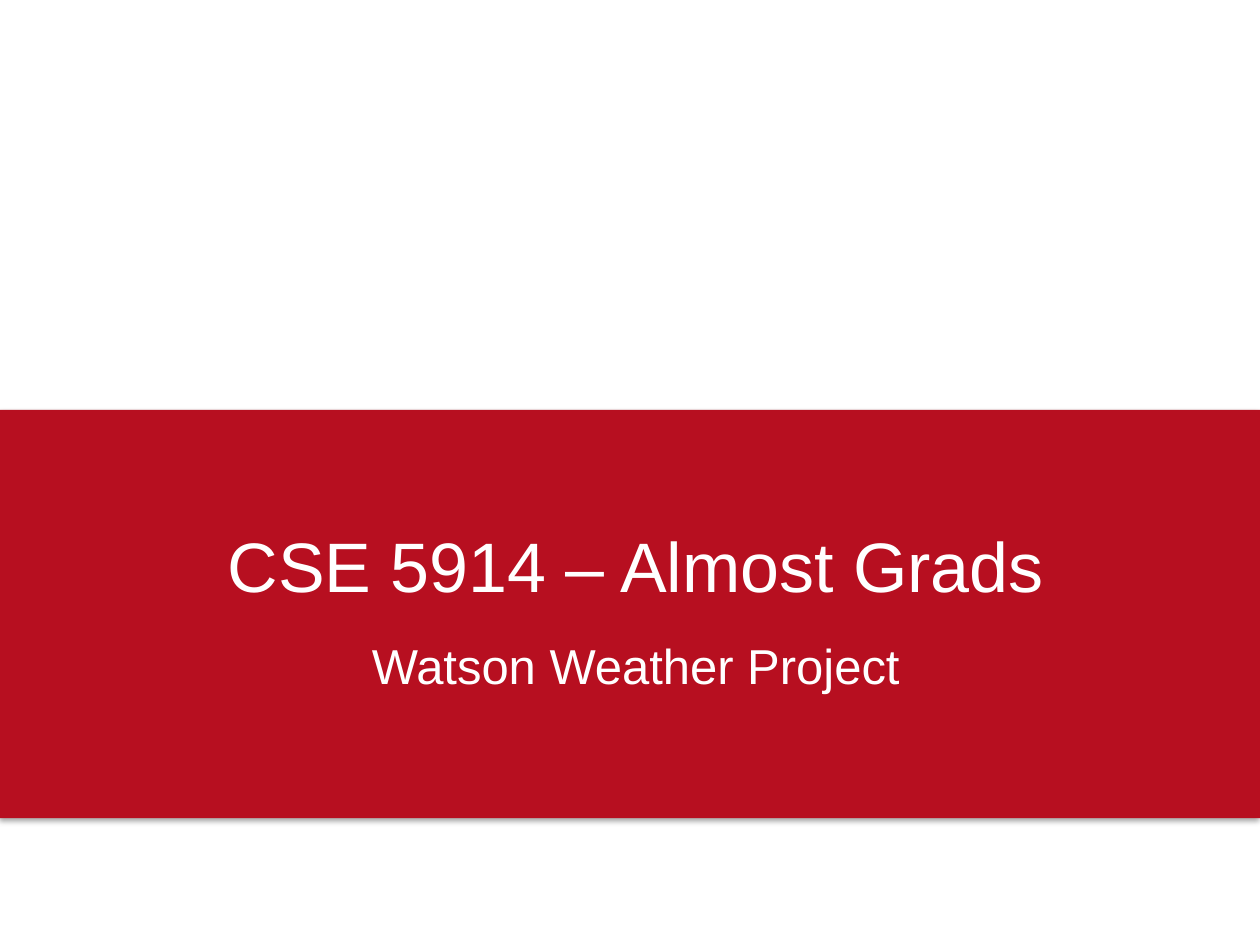
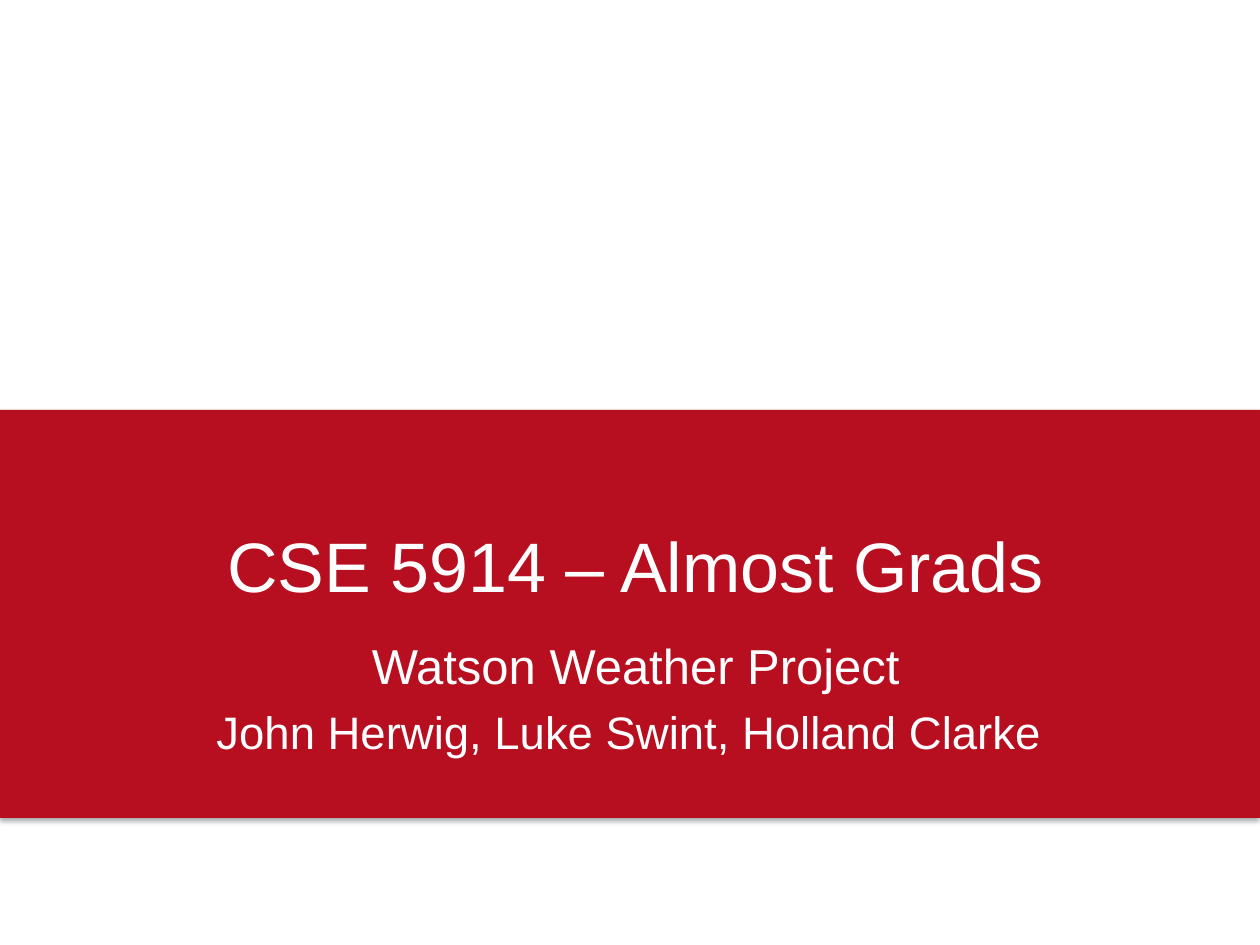
Before and after one commit to almost-grads/watson-project, a slide deck: slide 1 of cse_5914_almost_grads_ckpt_1.pptx. Drawn at 1260x945 pixels with LibreOffice and Linux fonts; fonts in the diff are those of the drawing; background and template pictures are left out. Boxes give left, top, right and bottom in pixels: in the first picture for what was removed or moved away, otherwise in the second. Text is boxed around its words. In the diff, an @@ line names an element or a change of style, - is before the commit and + after.

```diff
--- a/cse_5914_almost_grads_ckpt_1.pptx
+++ b/cse_5914_almost_grads_ckpt_1.pptx
@@ text at [216, 716, 1040, 758]: paragraph added @@
+John Herwig, Luke Swint, Holland Clarke
```
Also in this commit, not shown: 3 other slides changed, 1 slide added.
